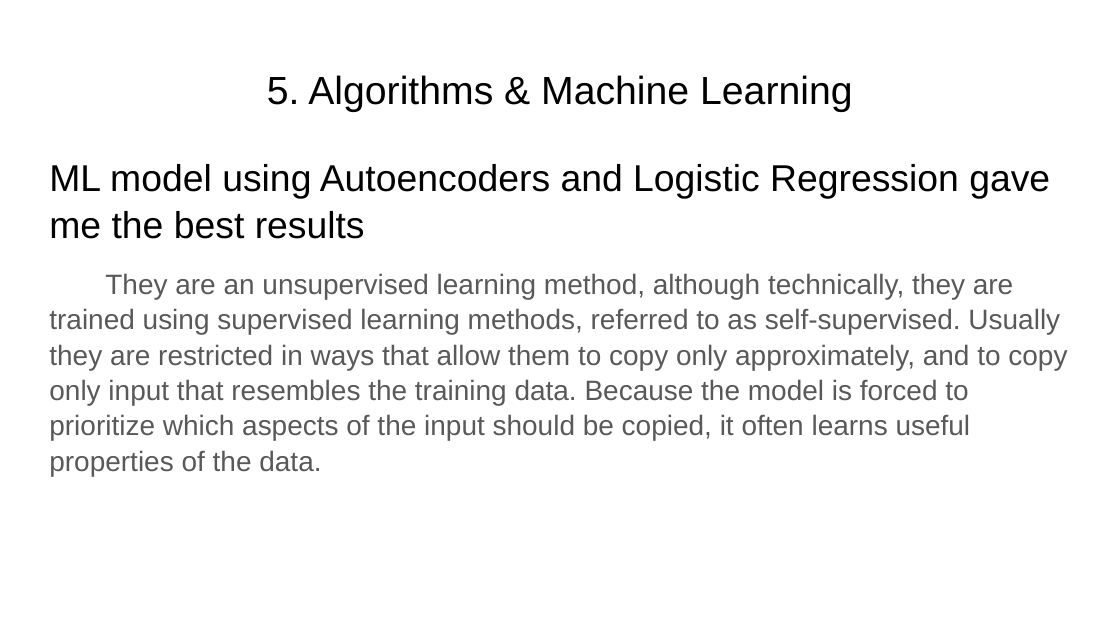
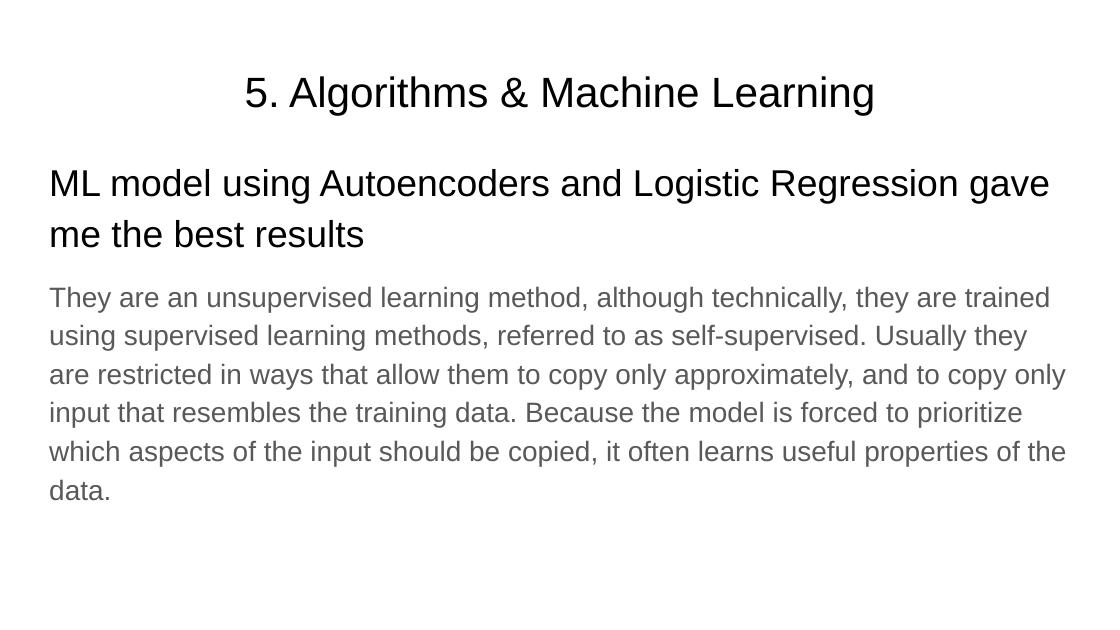
Before and after one commit to GuyenSoto/BTC, a slide deck: slide 7 of DOCS/Capstone3_BTC_FDS_Guyen_Soto.pptx. Drawn at 1120x630 pixels with LibreOffice and Linux fonts; fonts in the diff are those of the drawing. Boxes give left, top, right and bottom in pixels: in the first picture for what was removed or moved away, otherwise in the second. Text is boxed around its words. In the diff, an @@ line names an element or a change of style, - is before the commit and + after.

```diff
--- a/DOCS/Capstone3_BTC_FDS_Guyen_Soto.pptx
+++ b/DOCS/Capstone3_BTC_FDS_Guyen_Soto.pptx
@@ text "5. Algorithms & Machine Learning" at [245, 76, 875, 116]: size 25.2 to 27.2 pt @@
@@ text "ML model using Autoencoders and ..." at [49, 169, 1067, 501]: line spacing 1.05 to 1.15; indent changed @@
```
Also in this commit, not shown: 8 other slides changed, 2 other files.
